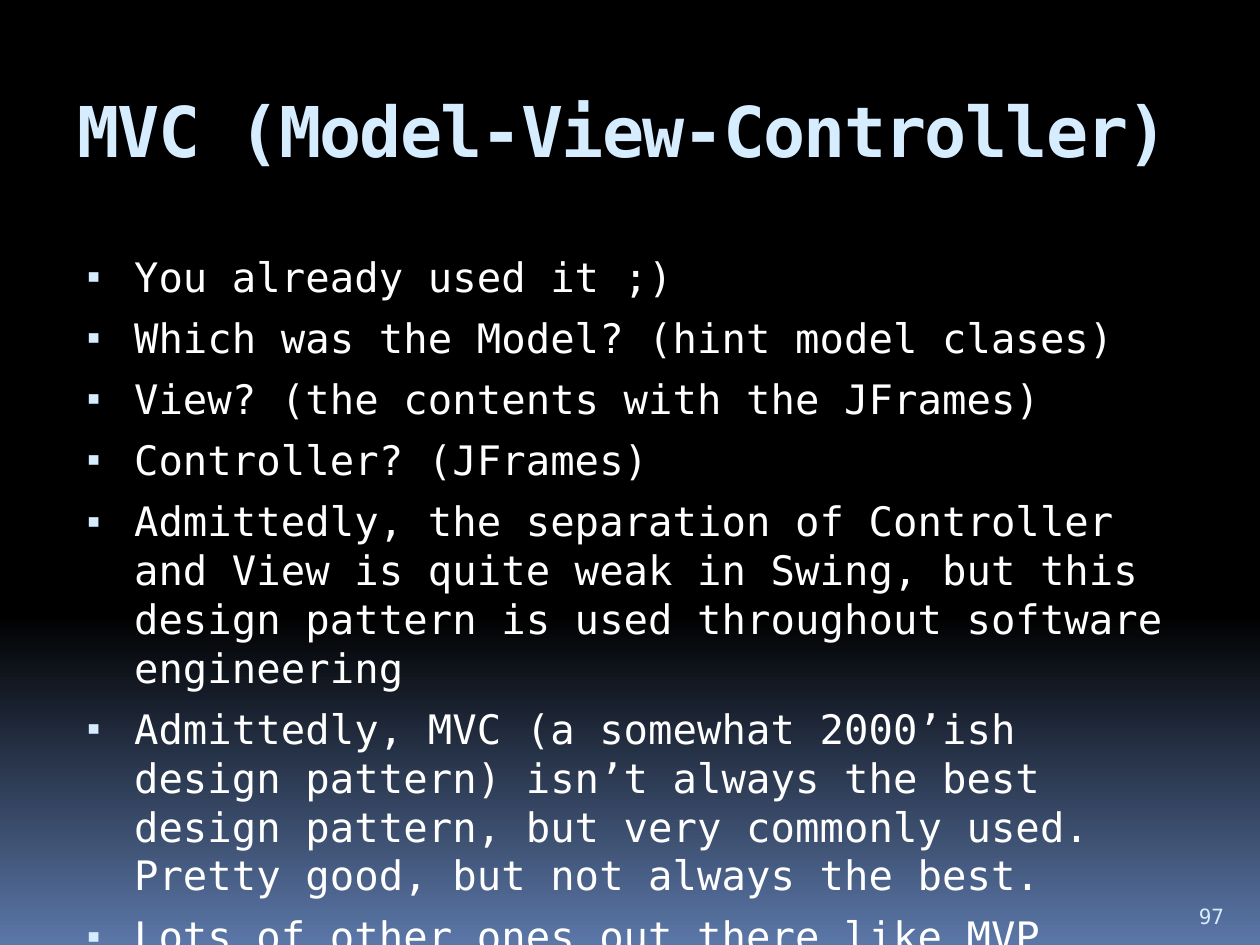
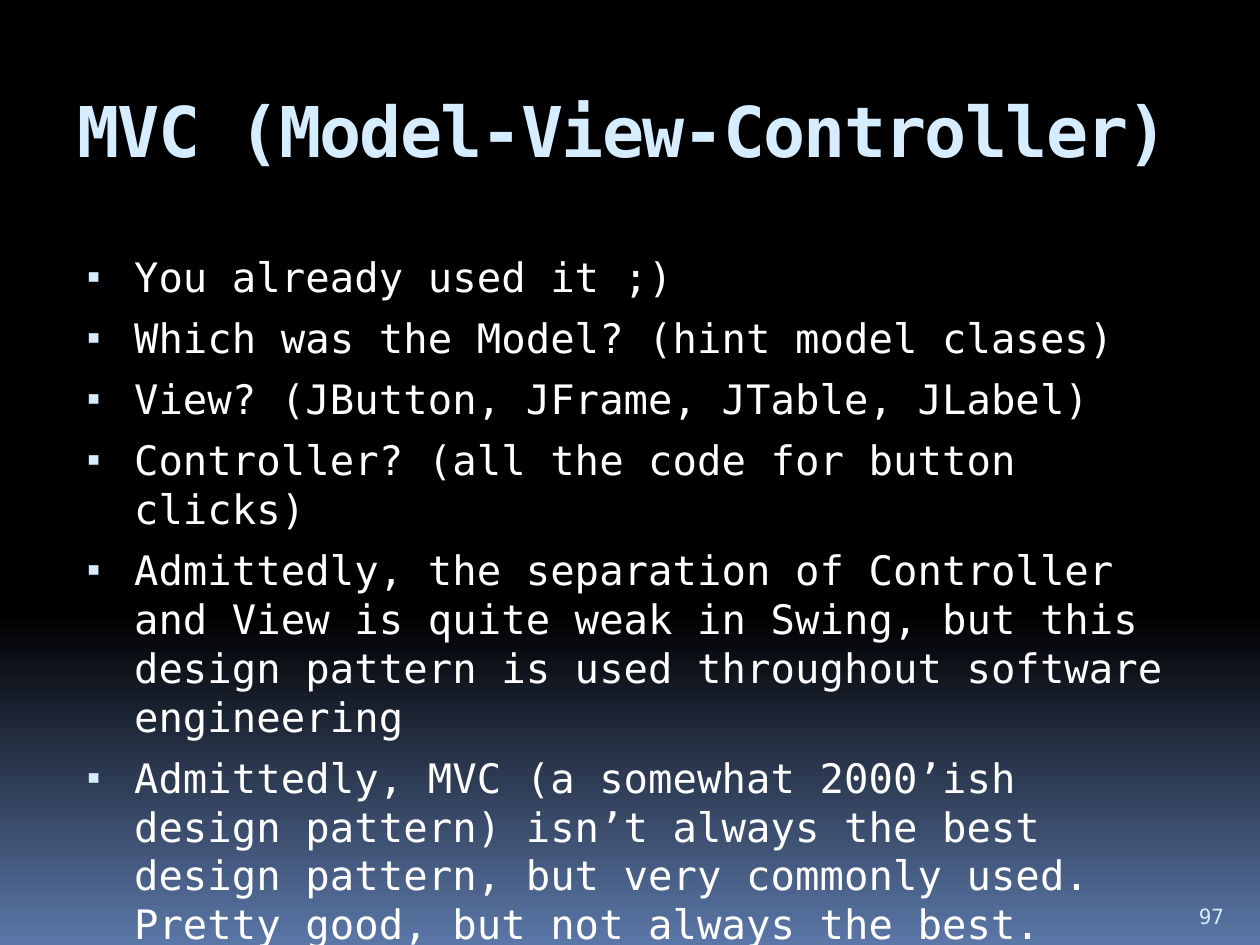
Before and after one commit to hchan/comp2613, a slide deck: slide 97 of coursePresentation.pptx. Drawn at 1260x945 pixels with LibreOffice and Linux fonts; fonts in the diff are those of the drawing. Boxes give left, top, right and bottom in pixels: in the first picture for what was removed or moved away, otherwise in the second. Text is boxed around its words. In the diff, an @@ line names an element or a change of style, - is before the commit and + after.

```diff
--- a/coursePresentation.pptx
+++ b/coursePresentation.pptx
@@ text at bbox=[134, 383, 1089, 530]: text changed @@
-▪ View? (the contents with the JFrames)
-▪ Controller? (JFrames)
+▪ View? (JButton, JFrame, JTable, JLabel)
+▪ Controller? (all the code for button clicks)
```
